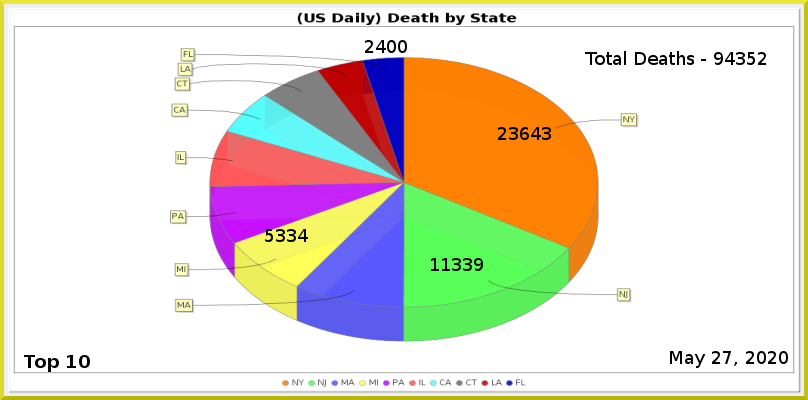
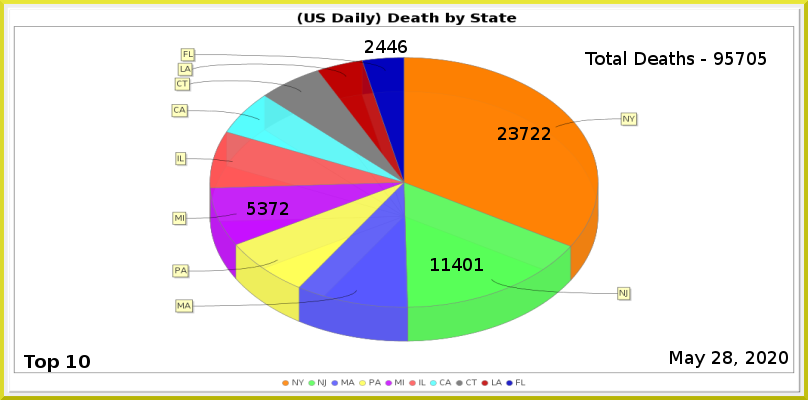
The second (808, 400) image is a revision of the first. Changes to its layers:
painted on "Least" over [387, 40, 407, 53]
painted on "MI" over [247, 202, 308, 242]
painted on "NJ" over [452, 258, 483, 271]
painted on "NY" over [520, 127, 551, 140]
renamed "Total Deaths - 94352" to "Total Deaths - 95705", painted on it over [725, 52, 767, 65]
painted on "Current Date" over [723, 351, 732, 364]
painted on "Death_by_State.png" over [170, 48, 639, 386]
